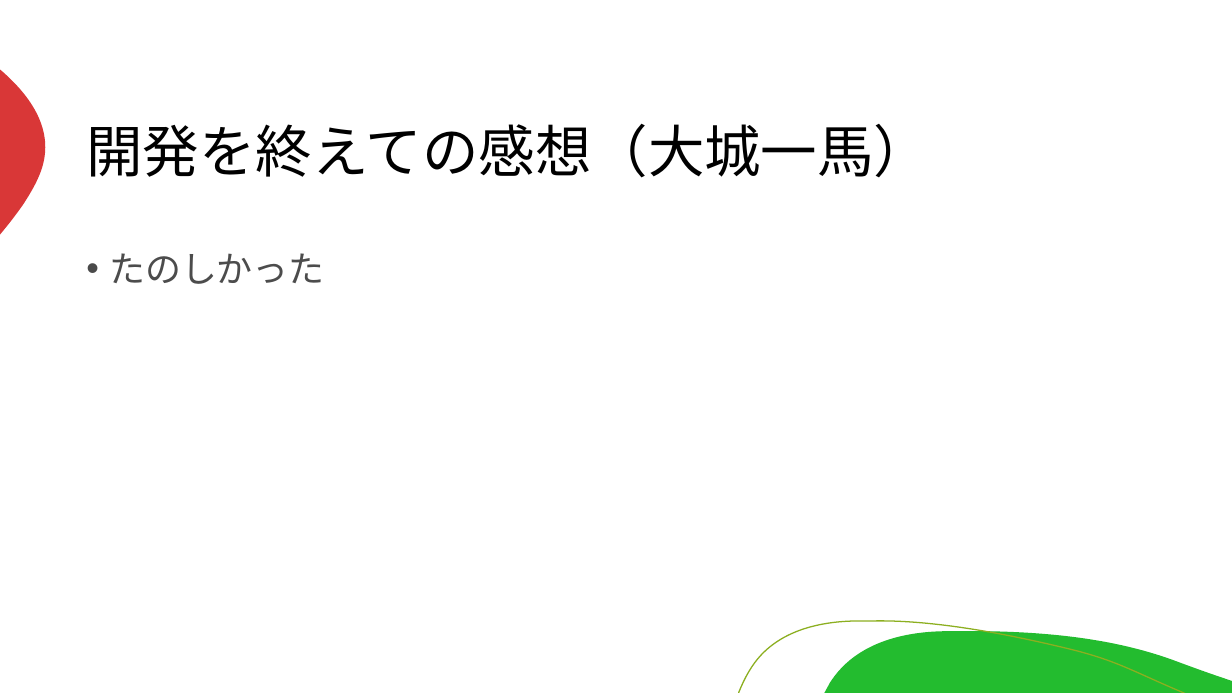
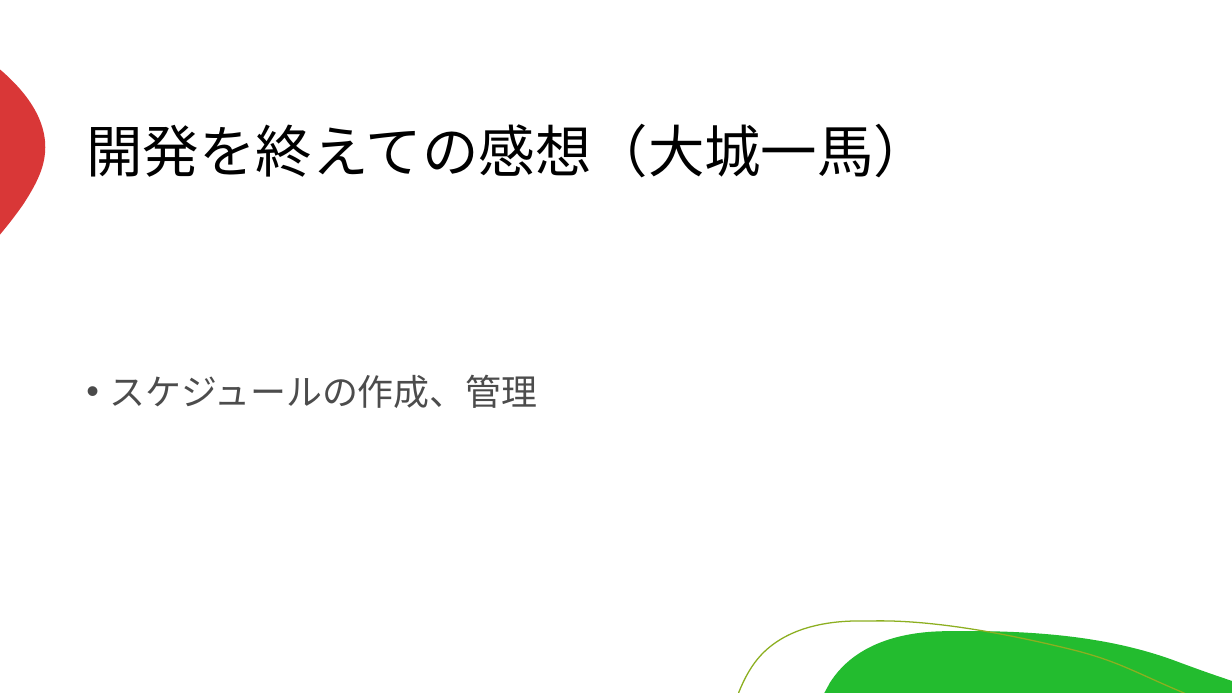
Before and after one commit to miyagiryusei/Excel, a slide deck: slide 10 of 発表資料.pptx. Drawn at 1232x693 pixels with LibreOffice and Linux fonts; fonts in the diff are those of the drawing. Boxes give left, top, right and bottom in pixels: in the first picture for what was removed or moved away, otherwise in the second. Text is boxed around its words. In the diff, an @@ line names an element or a change of style, - is before the commit and + after.

```diff
--- a/発表資料.pptx
+++ b/発表資料.pptx
@@ text at [109,375,537,408]: text changed @@
-• たのしかった
+• スケジュールの作成、管理
```
Also in this commit, not shown: 10 other slides changed.
